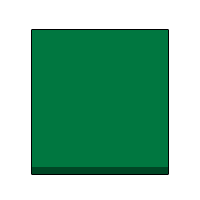
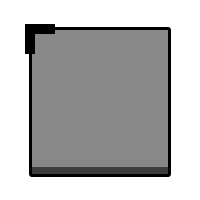
Revision of a layered 200×200 image; what changed, layer by layer:
added layer "Group 3 copy 4" above "Group 3" over (25, 24, 171, 177)
added group "Group 3" with 6 layers above "Group 1" over (25, 24, 168, 174)
added group "Group 2" with 2 layers in group "Group 3" over (25, 24, 55, 54)
added layer "Layer 2" in group "Group 2" over (25, 24, 35, 54)
added layer "Shape 1" in group "Group 2" over (25, 24, 55, 34)
moved "Group 1 copy" into group "Group 3" over (32, 30, 168, 174)
painted on "Rectangle 1" (1st of 2, in "Group 3" › "Group 1 copy") over (32, 30, 168, 167)
painted on "Rectangle 1 copy" (1st of 2, in "Group 3" › "Group 1 copy") over (32, 37, 168, 174)
